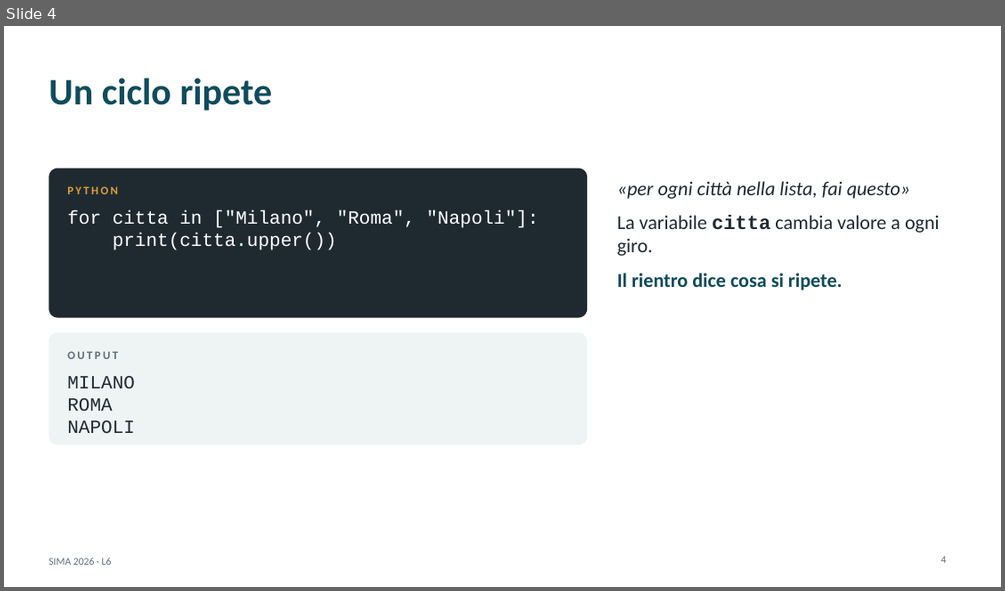
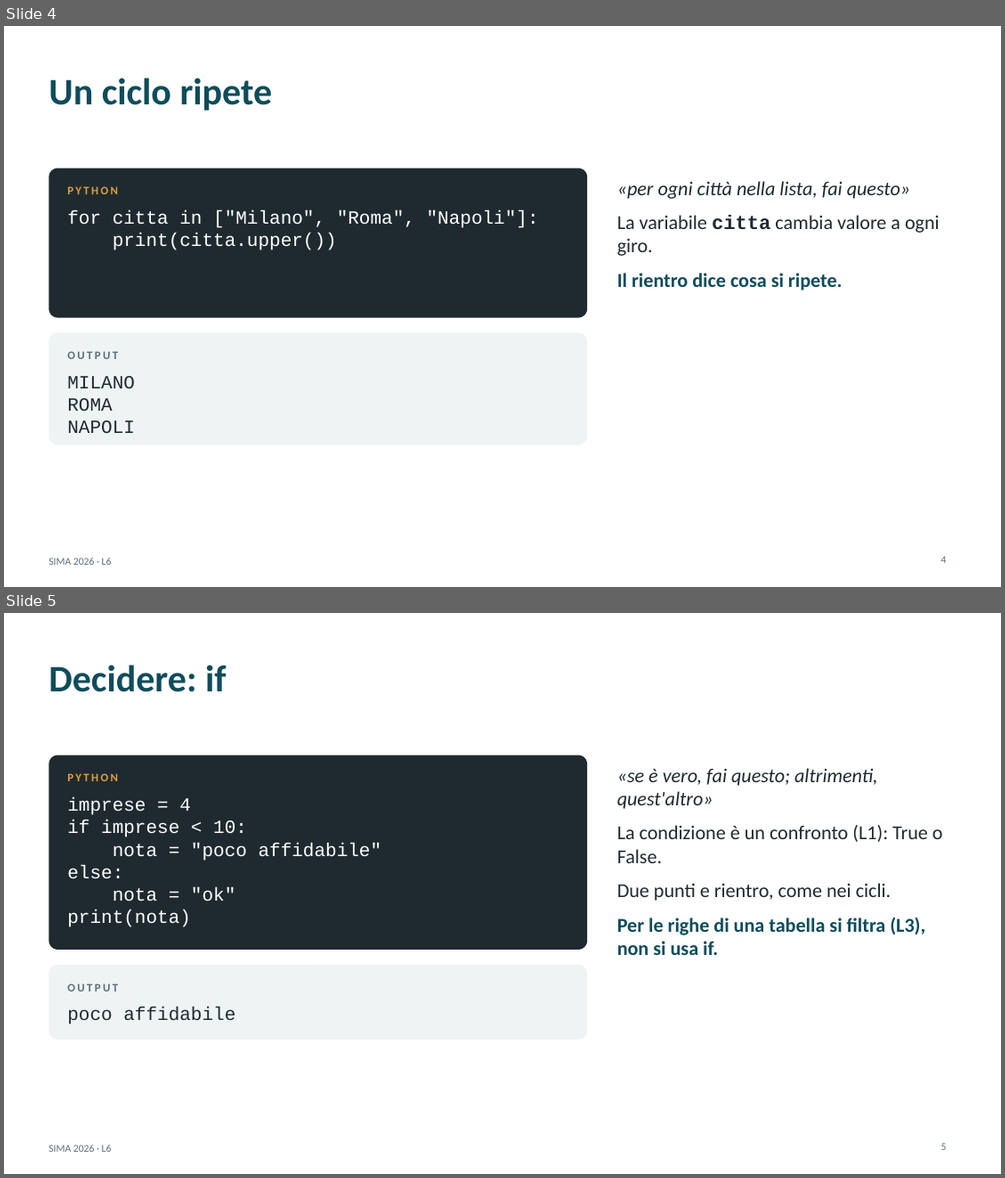
Before and after one commit to andrealorenzon/SIMA2026, a slide deck: lezioni/L06_funzioni_cicli/slide.pptx. Shown one above the other, each under a label of ours: slide 4 before the commit, slides 4 and 5 after it. The pictures are 1005x591 and 1005x1178 pixels, drawn with LibreOffice and Linux fonts; fonts in the diff are those of the drawing. Boxes give left, top, right and bottom in pixels: in the first picture for what was removed or moved away, otherwise in the second. Text is boxed around its words. In the diff, an @@ line names an element or a change of style, - is before the commit and + after.

```diff
--- a/lezioni/L06_funzioni_cicli/slide.pptx
+++ b/lezioni/L06_funzioni_cicli/slide.pptx
@@ slide 5 added at <box>4,613,1001,1174</box>, background #FFFFFF; not listed: 1 template element that a slide beside it also shows @@
@@ title added at <box>48,665,226,692</box>, 36 pt, text #0F4C5C, bold @@
+Decidere: if
@@ rounded rectangle added at <box>48,755,587,949</box>, fill #1F2A30 @@
@@ text added at <box>617,768,943,955</box>, 19 pt, text #1F2A30 @@
+«se è vero, fai questo; altrimenti, quest'altro»
+La condizione è un confronto (L1): True o False.
+Due punti e rientro, come nei cicli.
+Per le righe di una tabella si filtra (L3), non si usa if.
@@ text added at <box>67,773,118,781</box>, 11 pt, text #E09F3E, bold @@
+PYTHON
@@ text added at <box>67,797,382,927</box>, 18 pt, text #FFFFFF @@
+imprese = 4
+if imprese < 10:
+nota = "poco affidabile"
+else:
+nota = "ok"
+print(nota)
@@ rounded rectangle added at <box>48,965,587,1039</box>, fill #EEF3F4 @@
@@ text added at <box>67,983,118,991</box>, 11 pt, text #5C6F7B, bold @@
+OUTPUT
@@ text added at <box>67,1006,235,1024</box>, 18 pt, text #1F2A30 @@
+poco affidabile
@@ page number added at <box>941,1143,947,1150</box>, 10 pt, text #5C6F7B @@
+5
```
Also in this commit, not shown: 1 slide changed, 4 other files.
